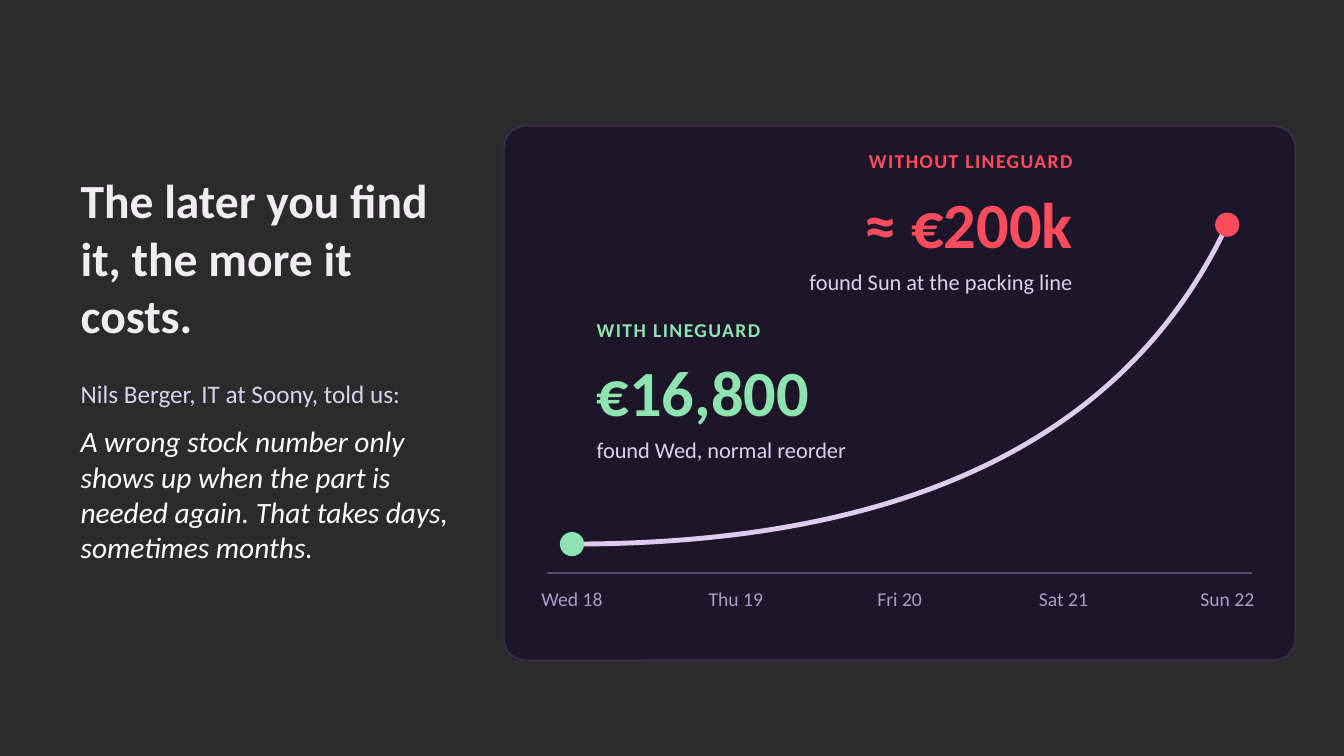
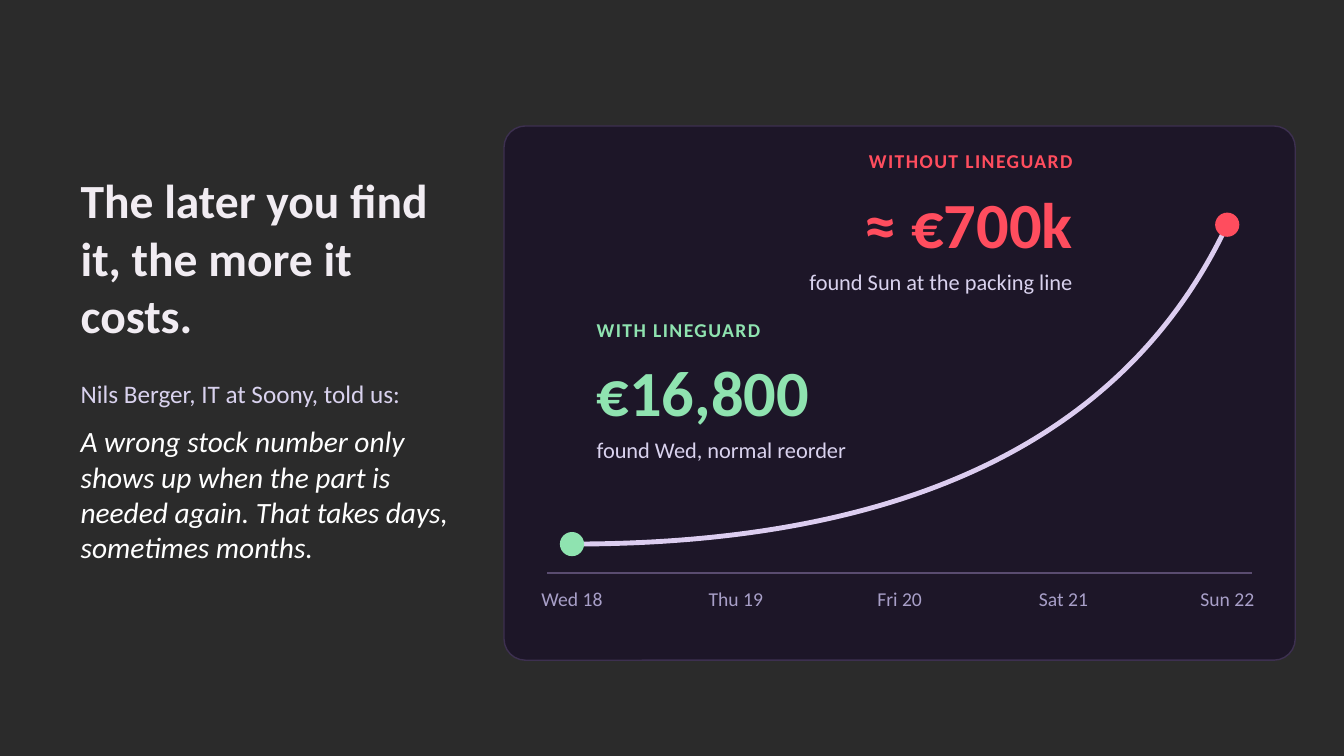
Before and after one commit to 6poiint9/start_munich_hackathon, a slide deck: slide 3 of pitch_deck_line_5slides.pptx. Drawn at 1344x756 pixels with LibreOffice and Linux fonts; fonts in the diff are those of the drawing; background and template pictures are left out; a plain dark background stands for a picture behind light text. Boxes give left, top, right and bottom in pixels: in the first picture for what was removed or moved away, otherwise in the second. Text is boxed around its words. In the diff, an @@ line names an element or a change of style, - is before the commit and + after.

```diff
--- a/pitch_deck_line_5slides.pptx
+++ b/pitch_deck_line_5slides.pptx
@@ text at <box>911,202,1072,249</box>: text changed @@
-≈ €200k
+≈ €700k
```
Also in this commit, not shown: 2 other slides changed.
